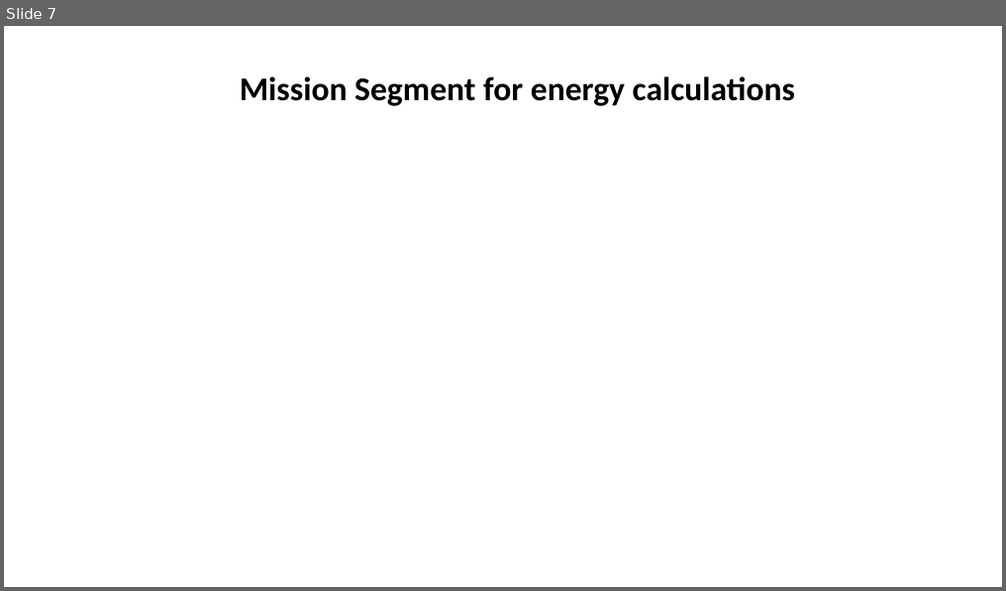
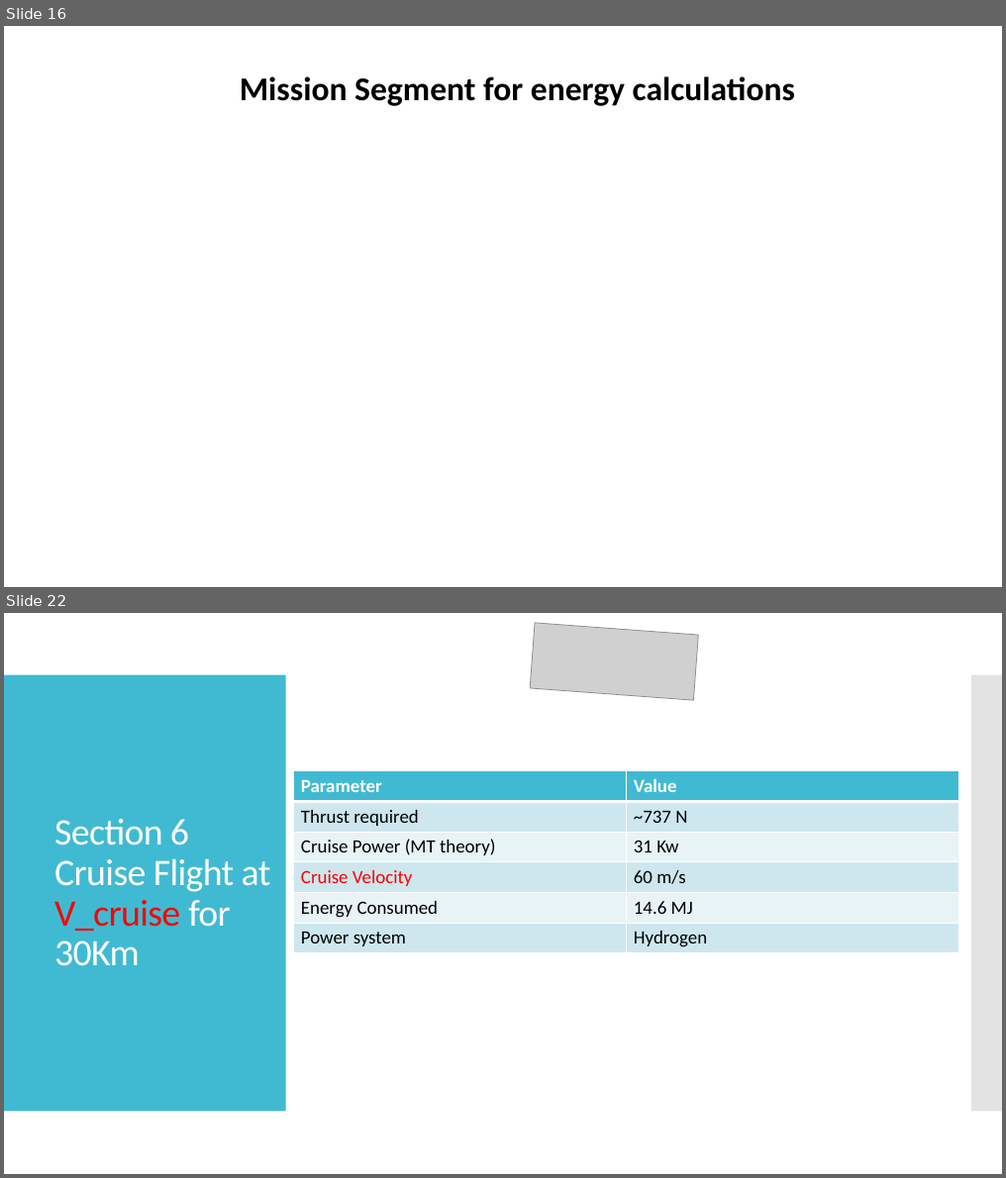
Before and after one commit to s-ritwik/VFS_IIT_KANPUR, a slide deck: BEMT_results/VFS performance validation.pptx. Shown one above the other, each under a label of ours: slide 7 before the commit, slides 16 and 22 after it; the slides between them are not shown. The pictures are 1006x591 and 1006x1178 pixels, drawn with LibreOffice and Linux fonts; fonts in the diff are those of the drawing; grey boxes stand for pictures; background and template pictures are left out. Boxes give left, top, right and bottom in pixels: in the first picture for what was removed or moved away, otherwise in the second. Text is boxed around its words. In the diff, an @@ line names an element or a change of style, - is before the commit and + after.

```diff
--- a/BEMT_results/VFS performance validation.pptx
+++ b/BEMT_results/VFS performance validation.pptx
@@ slide 22 added at (4,613,1002,1174), background #FFFFFF @@
@@ picture added at (531,623,699,700) @@
@@ rectangle added at (4,675,286,1112), fill #40BAD2 @@
@@ rectangle added at (971,675,1002,1112), fill #C8C8C8 at 50% opacity @@
@@ table added at (294,771,958,953), 6 rows, 2 columns @@
+Parameter | Value
+Thrust required | ~737 N
+Cruise Power (MT theory) | 31 Kw
+Cruise Velocity | 60 m/s
+Energy Consumed | 14.6 MJ
+Power system | Hydrogen
@@ title added at (54,819,271,966), 36 pt, text #FFFFFF @@
+Section 6
+Cruise Flight at V_cruise for 30Km
@@ what was slide 7 is now slide 16 @@
```
Also in this commit, not shown: 3 slides changed, 19 other slides added, 4 slides removed, 3 other files.
